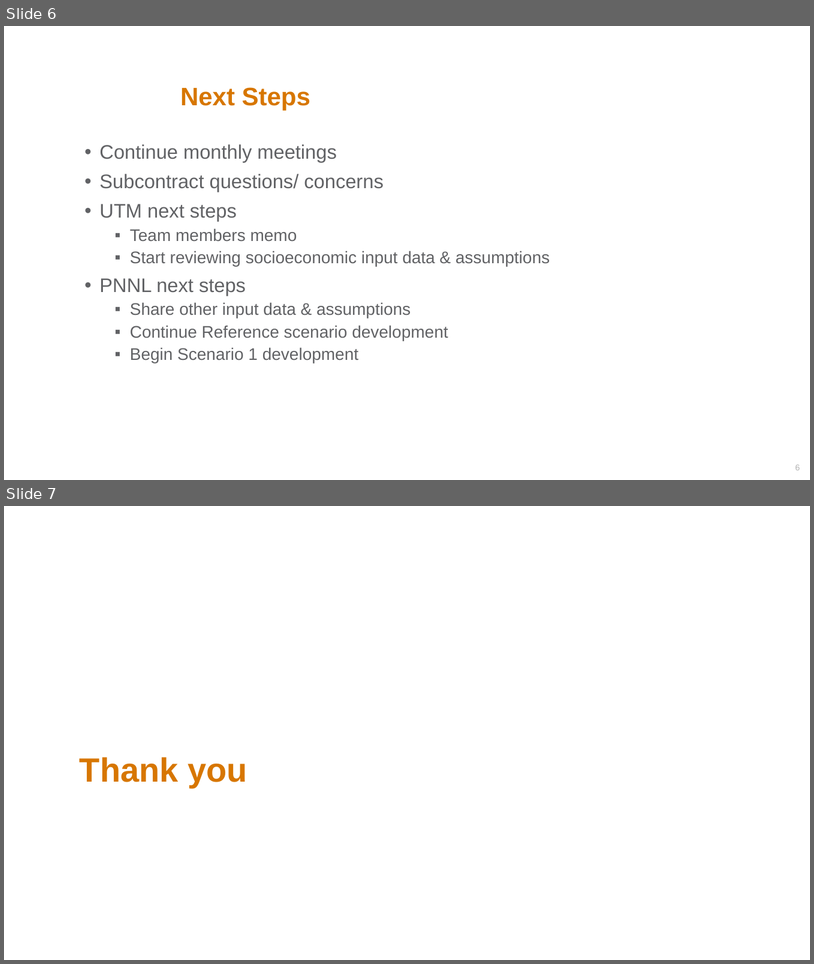
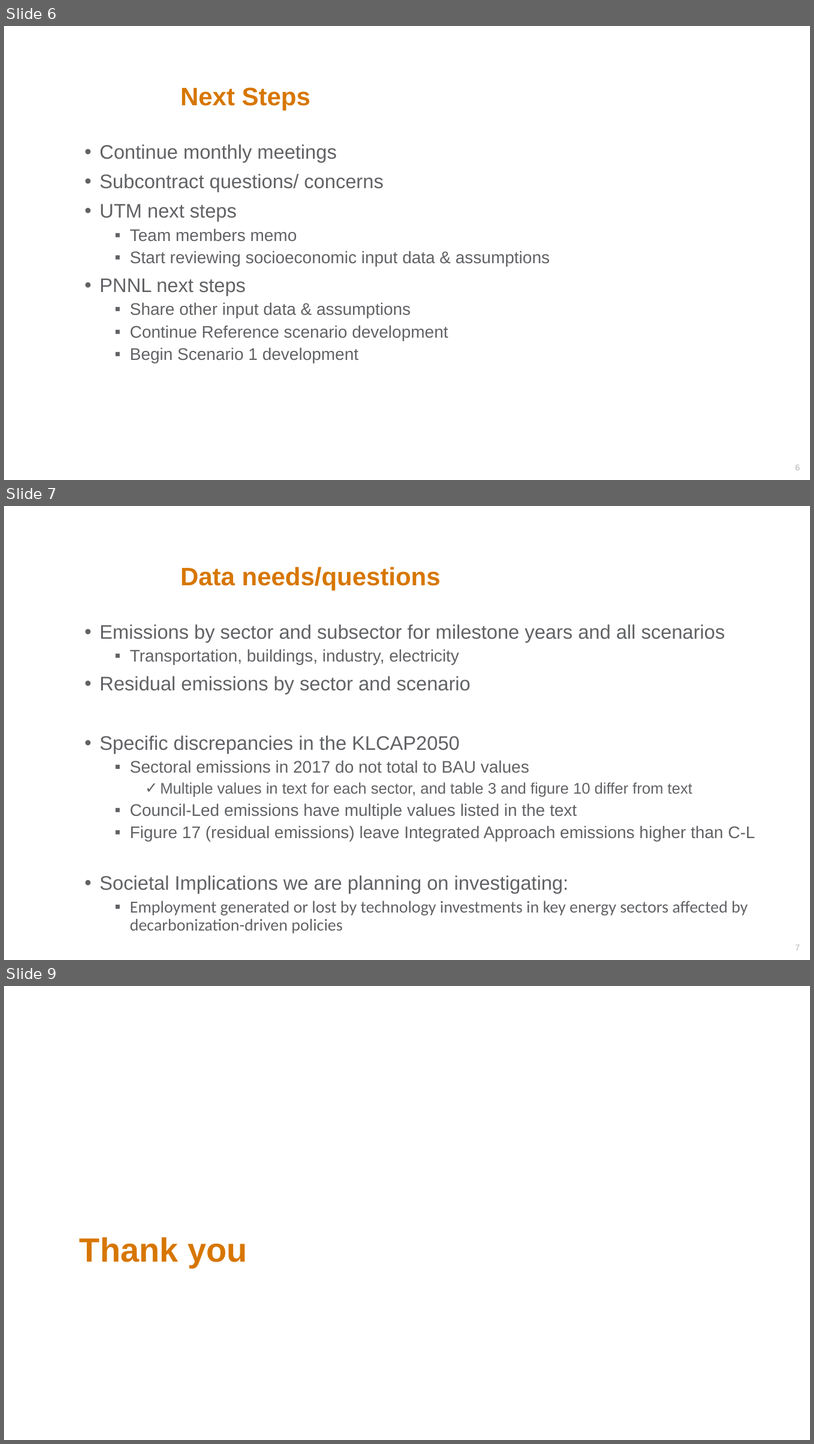
Before and after one commit to JGCRI/seasia, a slide deck: presentations/Malaysia/PNNL_UTM_May_2022.pptx. Shown one above the other, each under a label of ours: slides 6 and 7 before the commit, slides 6, 7 and 9 after it; the slides between them are not shown. The pictures are 814x964 and 814x1444 pixels, drawn with LibreOffice and Linux fonts; fonts in the diff are those of the drawing; background and template pictures are left out. Boxes give left, top, right and bottom in pixels: in the first picture for what was removed or moved away, otherwise in the second. Text is boxed around its words. In the diff, an @@ line names an element or a change of style, - is before the commit and + after.

```diff
--- a/presentations/Malaysia/PNNL_UTM_May_2022.pptx
+++ b/presentations/Malaysia/PNNL_UTM_May_2022.pptx
@@ slide 7 added at [4, 506, 810, 960], background picture (left out); not listed: 1 template element that a slide beside it also shows @@
@@ title added at [180, 567, 441, 590], 36 pt, text #D77600, bold @@
+Data needs/questions
@@ text added at [99, 624, 755, 930], 24 pt, text #616265 @@
+• Emissions by sector and subsector for milestone years and all scenarios
+  ▪ Transportation, buildings, industry, electricity
+• Residual emissions by sector and scenario
+• Specific discrepancies in the KLCAP2050
+  ▪ Sectoral emissions in 2017 do not total to BAU values
+    ✓ Multiple values in text for each sector, and table 3 and figure 10 differ from text
+  ▪ Council-Led emissions have multiple values listed in the text
+  ▪ Figure 17 (residual emissions) leave Integrated Approach emissions higher than C-L
+• Societal Implications we are planning on investigating:
+  ▪ Employment generated or lost by technology investments in key energy sectors affected by decarbonization-driven policies
@@ page number added at [795, 944, 800, 950], 12 pt, text #B3B3B3 @@
+7
@@ what was slide 7 is now slide 9 @@
```
Also in this commit, not shown: 4 slides changed, 1 other slide added.
